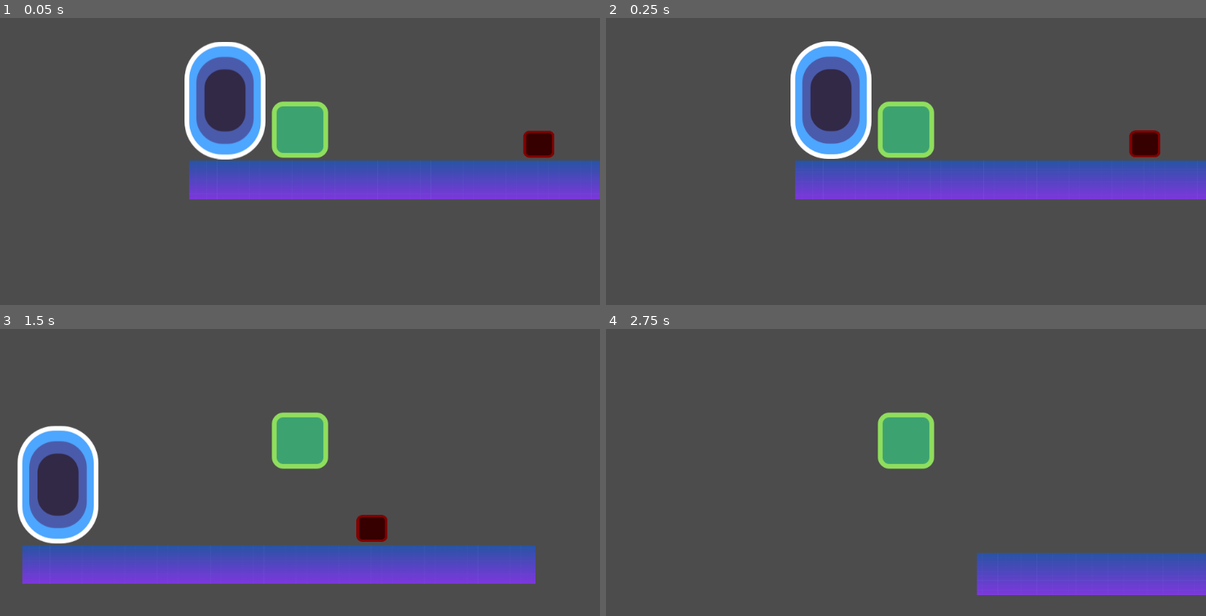
Above: before the commit, frames 1-4 (two rows, left to right).
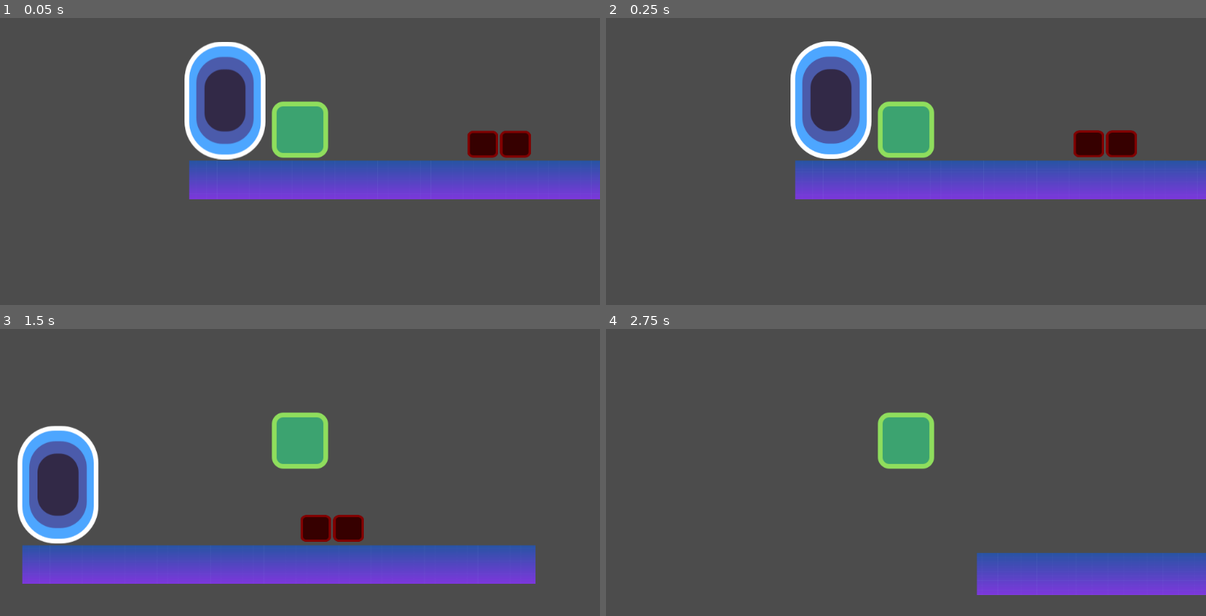
Above: after the commit, the same moments.

Repository: SajawalHassan/Platformer2.0
Game: Godot game, scene res://Levels/Level2.tscn
The game is run twice, just before and just after one commit, with the same random seed, the same clock (stepped at 60 frames per second) and the same inputs. This scene is started directly instead of the project's main scene.
Inputs:
- Up to frame 1 (0.05 s): no input
- Up to frame 2 (0.25 s): no input
- Up to frame 3 (1.5 s): tap Enter at 0.5 s; hold D (move_right) from 0.53 s (still down); tap Space (jump) at 0.6, 0.77, 1.07, 1.35 s
- Up to frame 4 (2.75 s): tap Space (jump) at 1.52, 1.82, 2.1 s; tap R (retry) at 2 s; release D (move_right) at 2.03 s; hold A (move_left) from 2.03 s (still down)

The runs differ from the first frame. In frame 1, 1.3% of the frame differs, in the area x 77-93%, y 39-49%; in frame 2, 1.3%; in frame 3, 1.3%; in frame 4, nothing differs.

Commit message:
Added Level3

Diff:
--- a/Platformer2.0_game/Levels/Level1.tscn
+++ b/Platformer2.0_game/Levels/Level1.tscn
@@ -44,19 +44,35 @@
 position = Vector2( 0, -4.20447 )
 shape = SubResource( 1 )
 
-[node name="StaticBody2D3" type="StaticBody2D" parent="Ground"]
-position = Vector2( 1752, 288 )
+[node name="StaticBody2D5" type="StaticBody2D" parent="Ground"]
+position = Vector2( 864, 352 )
 scale = Vector2( 0.286294, 1 )
 __meta__ = {
 "_edit_group_": true
 }
 
-[node name="Sprite" type="Sprite" parent="Ground/StaticBody2D3"]
+[node name="Sprite" type="Sprite" parent="Ground/StaticBody2D5"]
 position = Vector2( -0.0830688, -0.852539 )
 scale = Vector2( 0.335917, 0.0667252 )
 texture = ExtResource( 3 )
 
-[node name="CollisionShape2D" type="CollisionShape2D" parent="Ground/StaticBody2D3"]
+[node name="CollisionShape2D" type="CollisionShape2D" parent="Ground/StaticBody2D5"]
+position = Vector2( 0, -4.20447 )
+shape = SubResource( 1 )
+
+[node name="StaticBody2D6" type="StaticBody2D" parent="Ground"]
+position = Vector2( 1824, 96 )
+scale = Vector2( 0.286294, 1 )
+__meta__ = {
+"_edit_group_": true
+}
+
+[node name="Sprite" type="Sprite" parent="Ground/StaticBody2D6"]
+position = Vector2( -0.0830688, -0.852539 )
+scale = Vector2( 0.335917, 0.0667252 )
+texture = ExtResource( 3 )
+
+[node name="CollisionShape2D" type="CollisionShape2D" parent="Ground/StaticBody2D6"]
 position = Vector2( 0, -4.20447 )
 shape = SubResource( 1 )
 
@@ -77,13 +93,14 @@
 shape = SubResource( 1 )
 
 [node name="Teleportal" parent="." instance=ExtResource( 2 )]
-position = Vector2( 1797.51, 148.357 )
+position = Vector2( 2240, 32 )
 
 [node name="Death" parent="." instance=ExtResource( 4 )]
 position = Vector2( 1079.03, 349.255 )
 
 [node name="RetryDetector" parent="." instance=ExtResource( 5 )]
 position = Vector2( 490.981, 740.322 )
+scale = Vector2( 1.52, 1 )
 [connection signal="body_entered" from="Teleportal" to="Player" method="_on_Teleportal_body_entered"]
 [connection signal="body_entered" from="Death" to="Player" method="_on_Death_body_entered"]
 [connection signal="body_entered" from="RetryDetector" to="Player" method="_on_RetryDetector_body_entered"]
--- a/Platformer2.0_game/Levels/Level2.gd
+++ b/Platformer2.0_game/Levels/Level2.gd
@@ -1,10 +1,7 @@
 extends Node2D
 
-var jump_boost_power = Vector2()
 
-func _physics_process(delta) -> void:
-	if Input.is_action_just_pressed("jump"):
-		jump_boost_power.y = -500
 
-func _on_JumpBooster_body_entered(body: Node) -> void:
-	jump_boost_power.y = -1000
+
+func _on_TeleportalEnd_body_entered(body: Node) -> void:
+	get_tree().change_scene("res://Levels/Level3.tscn")
--- a/Platformer2.0_game/Levels/Level2.tscn
+++ b/Platformer2.0_game/Levels/Level2.tscn
@@ -6,11 +6,13 @@
 [ext_resource path="res://Gameplay/Teleportal.tscn" type="PackedScene" id=4]
 [ext_resource path="res://Gameplay/Death.tscn" type="PackedScene" id=5]
 [ext_resource path="res://Gameplay/GroundDeath.tscn" type="PackedScene" id=6]
+[ext_resource path="res://Levels/Level2.gd" type="Script" id=7]
 
 [sub_resource type="RectangleShape2D" id=1]
 extents = Vector2( 438.118, 37.5383 )
 
 [node name="Level2" type="Node2D"]
+script = ExtResource( 7 )
 
 [node name="Player" parent="." instance=ExtResource( 2 )]
 position = Vector2( 208, 400 )
@@ -47,7 +49,7 @@
 shape = SubResource( 1 )
 
 [node name="StaticBody2D3" type="StaticBody2D" parent="Ground"]
-position = Vector2( 1592, 416 )
+position = Vector2( 1600, 416 )
 scale = Vector2( 0.28, 1 )
 __meta__ = {
 "_edit_group_": true
@@ -62,7 +64,7 @@
 shape = SubResource( 1 )
 
 [node name="StaticBody2D4" type="StaticBody2D" parent="Ground"]
-position = Vector2( 2040, 352 )
+position = Vector2( 2360, 352 )
 scale = Vector2( 0.28, 1 )
 __meta__ = {
 "_edit_group_": true
@@ -79,7 +81,7 @@
 [node name="Teleportals" type="Node" parent="."]
 
 [node name="TeleportalEnd" parent="Teleportals" instance=ExtResource( 4 )]
-position = Vector2( 2100.75, 206.433 )
+position = Vector2( 2448, 160 )
 
 [node name="TeleportalStart" parent="Teleportals" instance=ExtResource( 4 )]
 position = Vector2( 80, 352 )
@@ -87,12 +89,19 @@
 [node name="Death" type="Node" parent="."]
 
 [node name="GroundDeath" parent="Death" instance=ExtResource( 6 )]
-position = Vector2( 615.882, 426.832 )
+position = Vector2( 575.882, 426.832 )
+
+[node name="GroundDeath2" parent="Death" instance=ExtResource( 6 )]
+position = Vector2( 520, 426.832 )
 
 [node name="Death" parent="Death" instance=ExtResource( 5 )]
 position = Vector2( 1360, 424 )
 
 [node name="RetryDetector" parent="." instance=ExtResource( 3 )]
 position = Vector2( 504, 832 )
+scale = Vector2( 1.37067, 0.478399 )
+[connection signal="body_entered" from="Teleportals/TeleportalEnd" to="Player" method="_on_TeleportalEnd_body_entered"]
 [connection signal="body_entered" from="Death/GroundDeath" to="Player" method="_on_GroundDeath_body_entered"]
+[connection signal="body_entered" from="Death/GroundDeath2" to="Player" method="_on_GroundDeath_body_entered"]
+[connection signal="body_entered" from="Death/Death" to="Player" method="_on_Death_body_entered"]
 [connection signal="body_entered" from="RetryDetector" to="Player" method="_on_RetryDetector_body_entered"]
--- /dev/null
+++ b/Platformer2.0_game/Levels/Level3.tscn
@@ -0,0 +1,148 @@
+[gd_scene load_steps=8 format=2]
+
+[ext_resource path="res://start-assets/background.png" type="Texture" id=1]
+[ext_resource path="res://Gameplay/Teleportal.tscn" type="PackedScene" id=2]
+[ext_resource path="res://Gameplay/RetryDetector.tscn" type="PackedScene" id=3]
+[ext_resource path="res://Gameplay/GroundDeath.tscn" type="PackedScene" id=4]
+[ext_resource path="res://Gameplay/Death.tscn" type="PackedScene" id=5]
+[ext_resource path="res://Player/Player.tscn" type="PackedScene" id=6]
+
+[sub_resource type="RectangleShape2D" id=1]
+extents = Vector2( 360, 40 )
+
+[node name="Level3" type="Node2D"]
+
+[node name="Ground" type="Node" parent="."]
+
+[node name="StaticBody2D" type="StaticBody2D" parent="Ground"]
+position = Vector2( 392, 488 )
+__meta__ = {
+"_edit_group_": true
+}
+
+[node name="Sprite" type="Sprite" parent="Ground/StaticBody2D"]
+position = Vector2( 0, 7 )
+scale = Vector2( 0.375, 0.0722222 )
+texture = ExtResource( 1 )
+
+[node name="CollisionShape2D" type="CollisionShape2D" parent="Ground/StaticBody2D"]
+visible = false
+position = Vector2( 0, 8 )
+shape = SubResource( 1 )
+
+[node name="StaticBody2D2" type="StaticBody2D" parent="Ground"]
+position = Vector2( 1064, 416 )
+scale = Vector2( 0.28, 0.8 )
+__meta__ = {
+"_edit_group_": true
+}
+
+[node name="Sprite" type="Sprite" parent="Ground/StaticBody2D2"]
+position = Vector2( 0, 7 )
+scale = Vector2( 0.375, 0.0722222 )
+texture = ExtResource( 1 )
+
+[node name="CollisionShape2D" type="CollisionShape2D" parent="Ground/StaticBody2D2"]
+visible = false
+position = Vector2( 0, 8 )
+shape = SubResource( 1 )
+
+[node name="StaticBody2D4" type="StaticBody2D" parent="Ground"]
+position = Vector2( 1792, 792 )
+scale = Vector2( 0.28, 0.8 )
+__meta__ = {
+"_edit_group_": true
+}
+
+[node name="Sprite" type="Sprite" parent="Ground/StaticBody2D4"]
+position = Vector2( 0, 7 )
+scale = Vector2( 0.375, 0.0722222 )
+texture = ExtResource( 1 )
+
+[node name="CollisionShape2D" type="CollisionShape2D" parent="Ground/StaticBody2D4"]
+visible = false
+position = Vector2( 0, 8 )
+shape = SubResource( 1 )
+
+[node name="StaticBody2D5" type="StaticBody2D" parent="Ground"]
+position = Vector2( 2040, 600 )
+scale = Vector2( 0.28, 0.8 )
+__meta__ = {
+"_edit_group_": true
+}
+
+[node name="Sprite" type="Sprite" parent="Ground/StaticBody2D5"]
+position = Vector2( 0, 7 )
+scale = Vector2( 0.375, 0.0722222 )
+texture = ExtResource( 1 )
+
+[node name="CollisionShape2D" type="CollisionShape2D" parent="Ground/StaticBody2D5"]
+visible = false
+position = Vector2( 0, 8 )
+shape = SubResource( 1 )
+
+[node name="StaticBody2D6" type="StaticBody2D" parent="Ground"]
+position = Vector2( 2232, 472 )
+scale = Vector2( 0.28, 0.8 )
+__meta__ = {
+"_edit_group_": true
+}
+
+[node name="Sprite" type="Sprite" parent="Ground/StaticBody2D6"]
+position = Vector2( 0, 7 )
+scale = Vector2( 0.375, 0.0722222 )
+texture = ExtResource( 1 )
+
+[node name="CollisionShape2D" type="CollisionShape2D" parent="Ground/StaticBody2D6"]
+visible = false
+position = Vector2( 0, 8 )
+shape = SubResource( 1 )
+
+[node name="StaticBody2D3" type="StaticBody2D" parent="Ground"]
+position = Vector2( 1320, 920 )
+scale = Vector2( 1, 0.8 )
+__meta__ = {
+"_edit_group_": true
+}
+
+[node name="Sprite" type="Sprite" parent="Ground/StaticBody2D3"]
+position = Vector2( 0, 7 )
+scale = Vector2( 0.375, 0.0722222 )
+texture = ExtResource( 1 )
+
+[node name="CollisionShape2D" type="CollisionShape2D" parent="Ground/StaticBody2D3"]
+visible = false
+position = Vector2( 0, 8 )
+shape = SubResource( 1 )
+
+[node name="Teleportals" type="Node" parent="."]
+
+[node name="TeleportalStart" parent="Teleportals" instance=ExtResource( 2 )]
+position = Vector2( 104, 352 )
+
+[node name="TeleportalEnd" parent="Teleportals" instance=ExtResource( 2 )]
+position = Vector2( 2288, 344 )
+
+[node name="Death" type="Node" parent="."]
+
+[node name="Death" parent="Death" instance=ExtResource( 5 )]
+position = Vector2( 1904, 704 )
+
+[node name="GroundDeath" parent="Death" instance=ExtResource( 4 )]
+position = Vector2( 656, 432 )
+
+[node name="GroundDeath2" parent="Death" instance=ExtResource( 4 )]
+position = Vector2( 712, 432 )
+
+[node name="GroundDeath3" parent="Death" instance=ExtResource( 4 )]
+position = Vector2( 680, 384 )
+
+[node name="RetryDetector" parent="." instance=ExtResource( 3 )]
+position = Vector2( 1000, 1192 )
+
+[node name="Player" parent="." instance=ExtResource( 6 )]
+position = Vector2( 224, 408 )
+[connection signal="body_entered" from="Death/Death" to="Player" method="_on_Death_body_entered"]
+[connection signal="body_entered" from="Death/GroundDeath" to="Player" method="_on_GroundDeath_body_entered"]
+[connection signal="body_entered" from="Death/GroundDeath2" to="Player" method="_on_GroundDeath2_body_entered"]
+[connection signal="body_entered" from="Death/GroundDeath3" to="Player" method="_on_GroundDeath3_body_entered"]
--- a/Platformer2.0_game/Player/Player.gd
+++ b/Platformer2.0_game/Player/Player.gd
@@ -41,3 +41,14 @@
 
 func _on_GroundDeath_body_entered(body: Node) -> void:
 	get_tree().change_scene("res://Gameplay/GameOver.tscn")
+
+
+func _on_TeleportalEnd_body_entered(body: Node) -> void:
+	get_tree().change_scene("res://Levels/Level3.tscn")
+
+func _on_GroundDeath2_body_entered(body: Node) -> void:
+	pass # Replace with function body.
+
+
+func _on_GroundDeath3_body_entered(body: Node) -> void:
+	pass # Replace with function body.
Not shown: 1 places in Platformer2.0_game/Levels/Level2.tscn that only renumber resources
